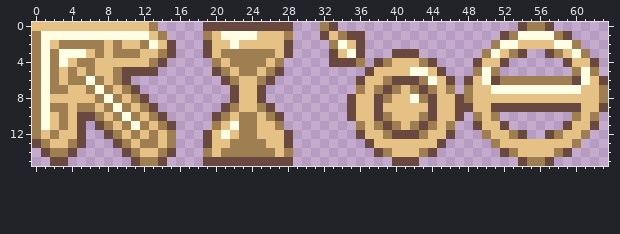
Two states of a pixel-art sprite, GraphicAsset/Sprites/GUI/MouseCursor_Basic.png. Above: the version before the commit.
The file is 64x16 pixels.
The result:
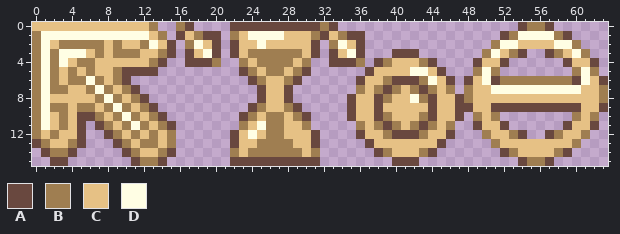
Palette (. is transparent): A #69483f  B #9f7e51  C #e6c185  D #fffee4
The exact change:
@@ x 14..33 @@
- 0 .....AAAAAAAAAA...BA
- 1 B....BCDDDDCCCB...AC
- 2 CA...ACCDCCCCCA....B
- 3 BA...ACBBBBBBCA....A
- 4 A.....BCBBBBCB.....A
- 5 ......ABCBBCBA......
- 6 .......ABCCBA.......
- 7 ........ACCA........
- 8 ........ACCA........
- 9 .......ABCCBA.......
-10 A.....ABCBBCBA......
-11 BA....BCDBBCCB......
-12 CB...ACDCBBCCCA.....
-13 CB...ACCBBBBCCA.....
-14 BA...BCBBBBBBCB.....
-15 A....AAAAAAAAAA.....
+ 0 ..BA....AAAAAAAAAABA
+ 1 B.ACBAA.BCDDDDCCCBAC
+ 2 CA.BDCA.ACCDCCCCCA.B
+ 3 BA.ACDA.ACBBBBBBCA.A
+ 4 A..AAAB..BCBBBBCB..A
+ 5 .........ABCBBCBA...
+ 6 ..........ABCCBA....
+ 7 ...........ACCA.....
+ 8 ...........ACCA.....
+ 9 ..........ABCCBA....
+10 A........ABCBBCBA...
+11 BA.......BCDBBCCB...
+12 CB......ACDCBBCCCA..
+13 CB......ACCBBBBCCA..
+14 BA......BCBBBBBBCB..
+15 A.......AAAAAAAAAA..
Changed places in both pictures, as pixel boxes (x1, y1, x2, y2):
changed: (176, 22, 320, 166)
